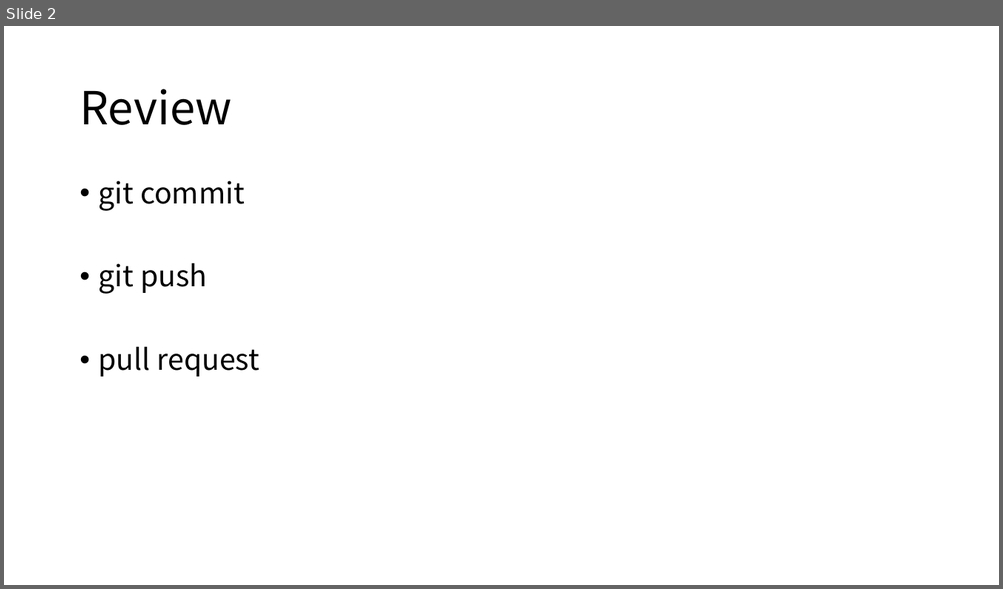
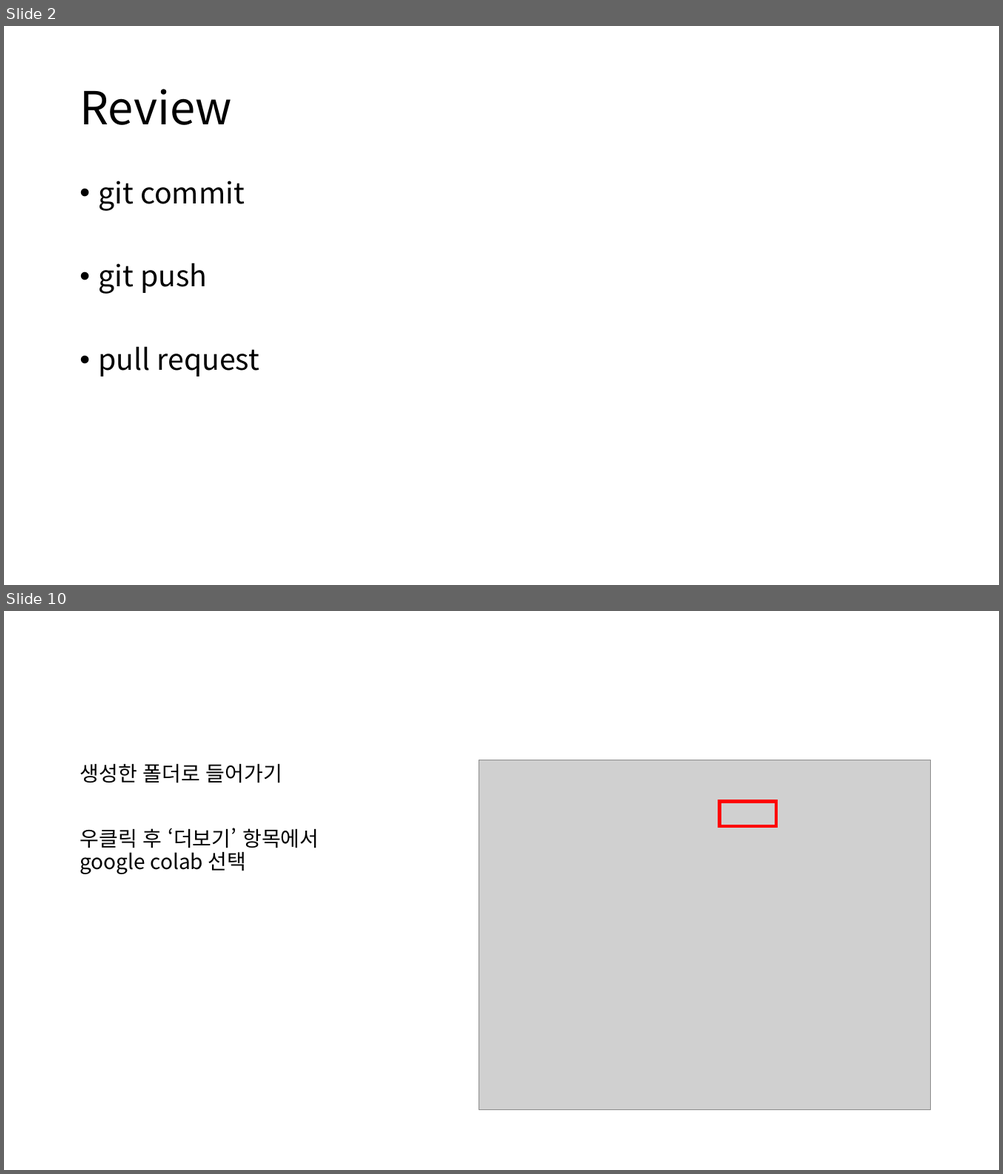
Before and after one commit to tjdghks994/ai-security, a slide deck: 4th week/4th.pptx. Shown one above the other, each under a label of ours: slide 2 before the commit, slides 2 and 10 after it; the slides between them are not shown. The pictures are 1003x589 and 1003x1174 pixels, drawn with LibreOffice and Linux fonts; fonts in the diff are those of the drawing; grey boxes stand for pictures. Boxes give left, top, right and bottom in pixels: in the first picture for what was removed or moved away, otherwise in the second. Text is boxed around its words. In the diff, an @@ line names an element or a change of style, - is before the commit and + after.

```diff
--- a/4th week/4th.pptx
+++ b/4th week/4th.pptx
@@ slide 10 added at bbox=[4, 611, 999, 1170], background #FFFFFF @@
@@ text added at bbox=[79, 763, 318, 874], 20 pt, text #000000 @@
+생성한 폴더로 들어가기
+우클릭 후 ‘더보기’ 항목에서
+google colab 선택
@@ picture added at bbox=[478, 760, 930, 1111] @@
@@ rectangle added at bbox=[720, 801, 777, 826], outline #FF0000 3 pt @@
```
Also in this commit, not shown: 4 slides changed, 11 other slides added, 1 other file.
